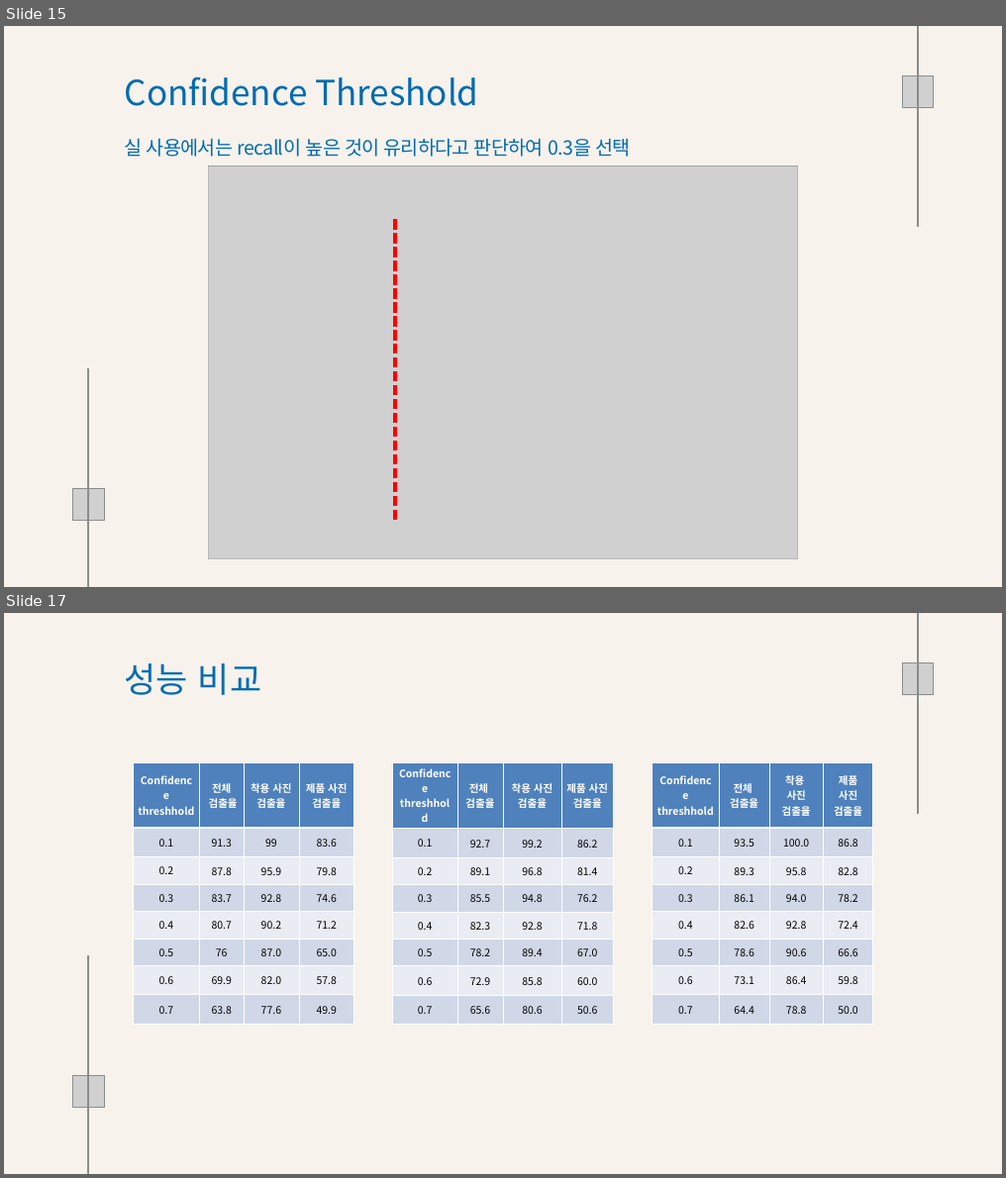
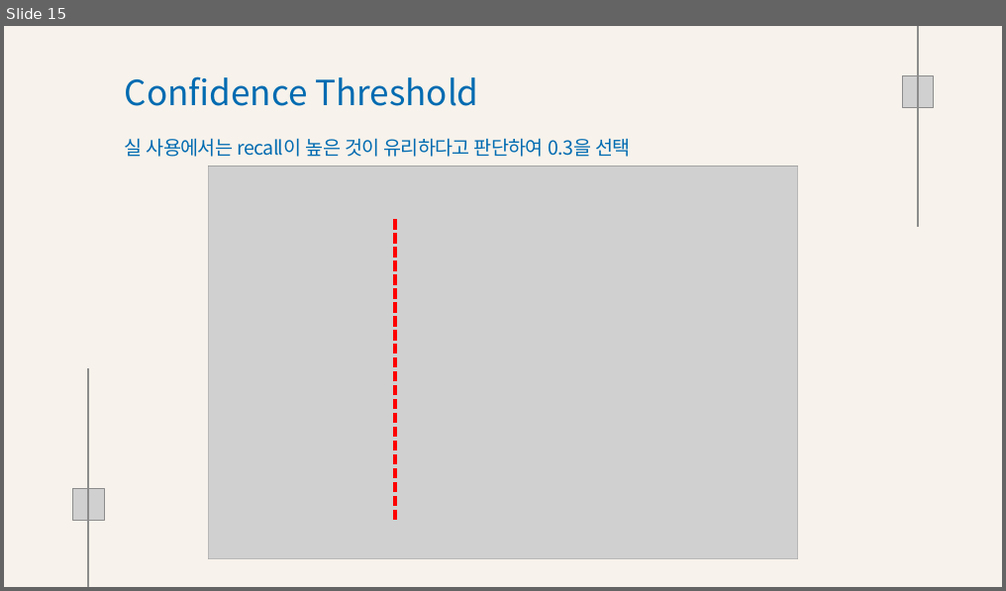
Before and after one commit to Playdata-G-DA35/DA35-final-team2-Item_Classification_RPA, a slide deck: documents/Clothes Detection 모델 결과 보고서.pptx. Shown one above the other, each under a label of ours: slides 15 and 17 before the commit, slide 15 after it; the slides between them are not shown. The pictures are 1006x1178 and 1006x591 pixels, drawn with LibreOffice and Linux fonts; fonts in the diff are those of the drawing; grey boxes stand for pictures; background and template pictures are left out. Boxes give left, top, right and bottom in pixels: in the first picture for what was removed or moved away, otherwise in the second. Text is boxed around its words. In the diff, an @@ line names an element or a change of style, - is before the commit and + after.

```diff
--- a/documents/Clothes Detection 모델 결과 보고서.pptx
+++ b/documents/Clothes Detection 모델 결과 보고서.pptx
@@ slide 17 removed at [4,613,1002,1174], background #F7F2EB @@
@@ picture removed at [917,613,919,814] @@
@@ text removed at [125,663,261,695] @@
-성능 비교
@@ picture removed at [902,663,933,694] @@
@@ table removed at [133,763,353,1024], 8 rows, 4 columns @@
-Confidence threshhold | 전체 / 검출율 | 착용 사진 검출율 | 제품 사진 검출율
-0.1 | 91.3 | 99 | 83.6
-0.2 | 87.8 | 95.9 | 79.8
-0.3 | 83.7 | 92.8 | 74.6
-0.4 | 80.7 | 90.2 | 71.2
-0.5 | 76 | 87.0 | 65.0
-0.6 | 69.9 | 82.0 | 57.8
-0.7 | 63.8 | 77.6 | 49.9
@@ table removed at [392,763,614,1024], 8 rows, 4 columns @@
-Confidence threshhold | 전체 / 검출율 | 착용 사진 검출율 | 제품 사진 검출율
-0.1 | 92.7 | 99.2 | 86.2
-0.2 | 89.1 | 96.8 | 81.4
-0.3 | 85.5 | 94.8 | 76.2
-0.4 | 82.3 | 92.8 | 71.8
-0.5 | 78.2 | 89.4 | 67.0
-0.6 | 72.9 | 85.8 | 60.0
-0.7 | 65.6 | 80.6 | 50.6
@@ table removed at [651,763,872,1024], 8 rows, 4 columns @@
-Confidence threshhold | 전체 / 검출율 | 착용 / 사진 검출율 | 제품 사진 검출율
-0.1 | 93.5 | 100.0 | 86.8
-0.2 | 89.3 | 95.8 | 82.8
-0.3 | 86.1 | 94.0 | 78.2
-0.4 | 82.6 | 92.8 | 72.4
-0.5 | 78.6 | 90.6 | 66.6
-0.6 | 73.1 | 86.4 | 59.8
-0.7 | 64.4 | 78.8 | 50.0
@@ picture removed at [87,956,89,1174] @@
@@ picture removed at [73,1076,104,1107] @@
```
Also in this commit, not shown: 6 slides changed, 1 slide added, 2 other files.
